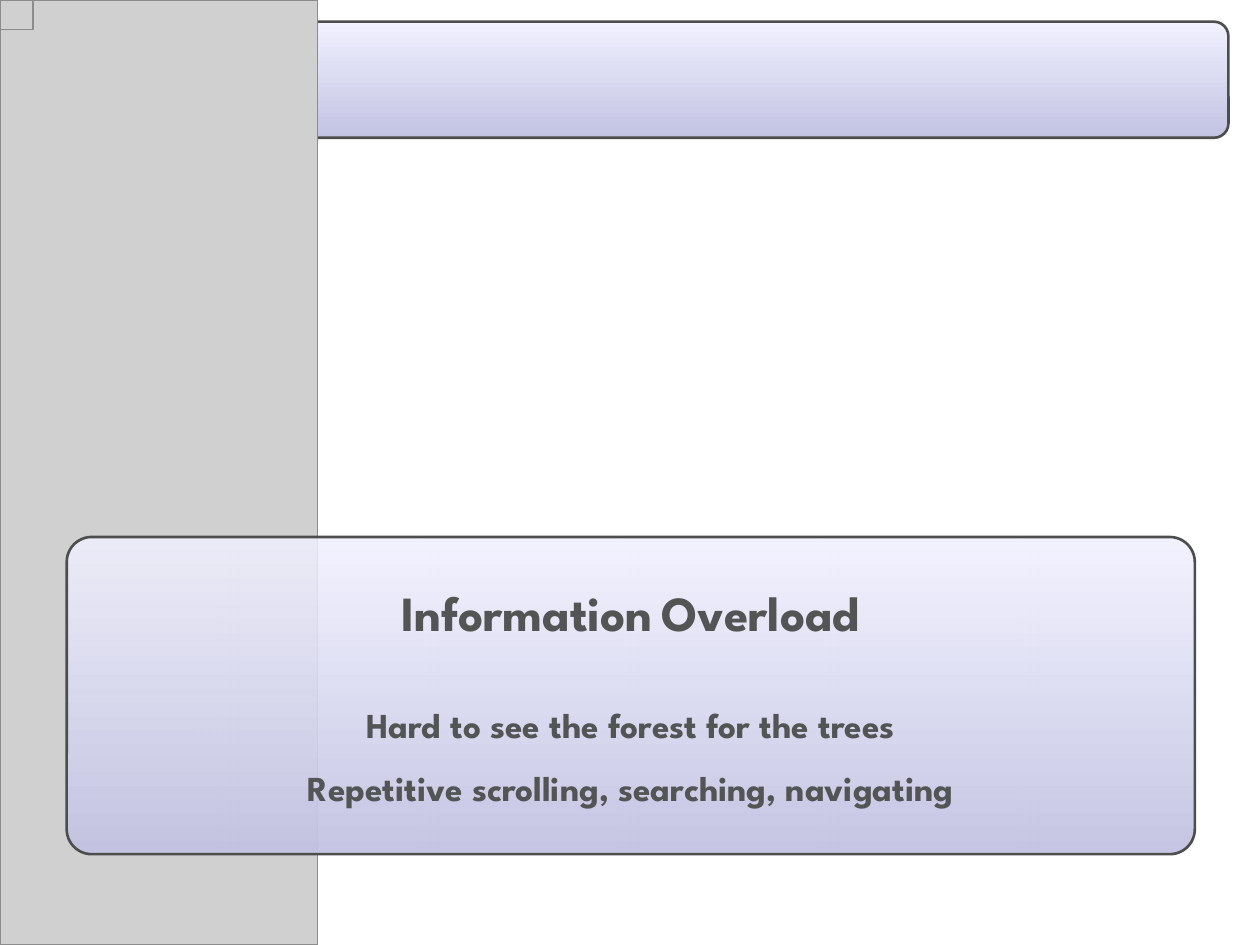
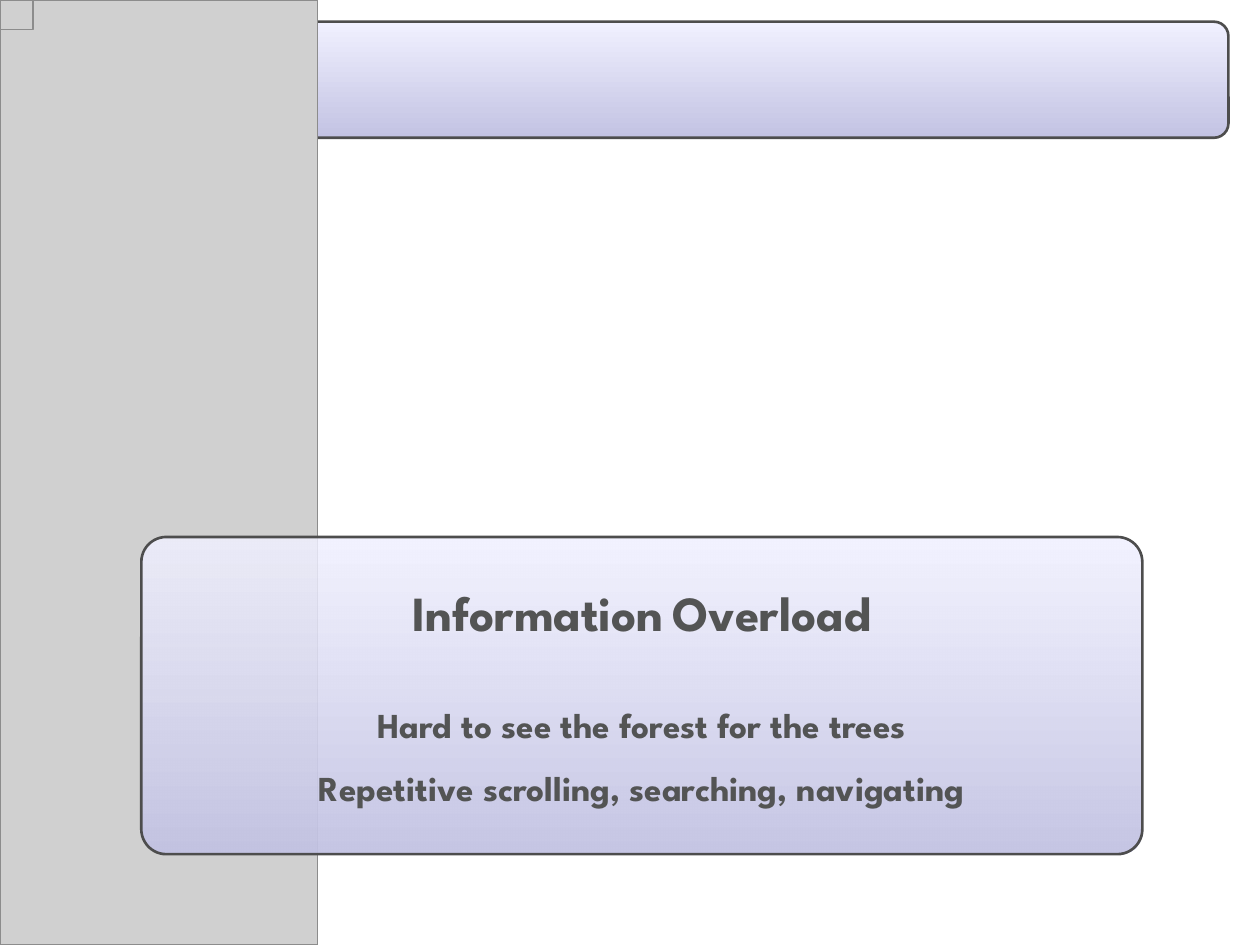
Before and after one commit to eclipse-mylyn/mylyn-website, a slide deck: slide 2 of publications/2006-03-mylar-eclipsecon.ppt. Drawn at 1260x945 pixels with LibreOffice and Linux fonts; fonts in the diff are those of the drawing; grey boxes stand for pictures; background and template pictures are left out. Boxes give left, top, right and bottom in pixels: in the first picture for what was removed or moved away, otherwise in the second. Text is boxed around its words. In the diff, an @@ line names an element or a change of style, - is before the commit and + after.

```diff
--- a/publications/2006-03-mylar-eclipsecon.ppt
+++ b/publications/2006-03-mylar-eclipsecon.ppt
@@ rounded rectangle "Information Overload": place and size @@
-rounded rectangle "Information Overload" at [67, 537, 1194, 854]
+rounded rectangle "Information Overload" at [141, 537, 1142, 854]
```
Also in this commit, not shown: 17 other slides changed.
